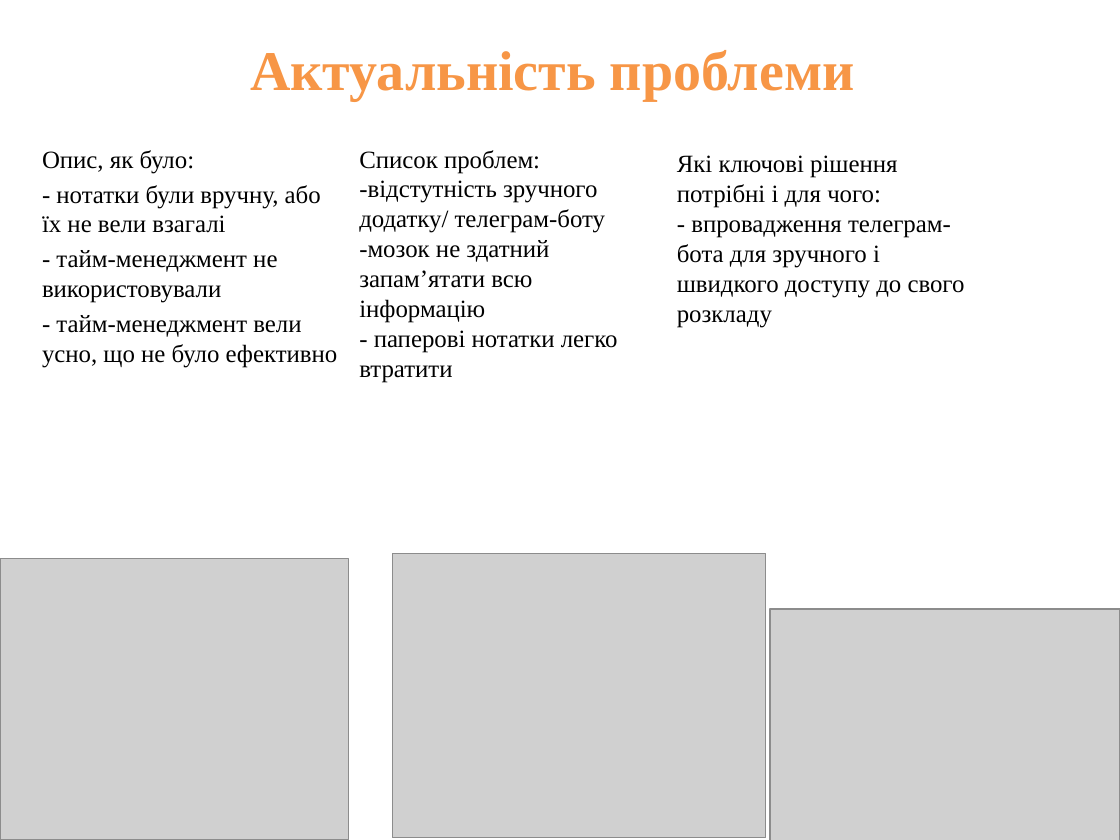
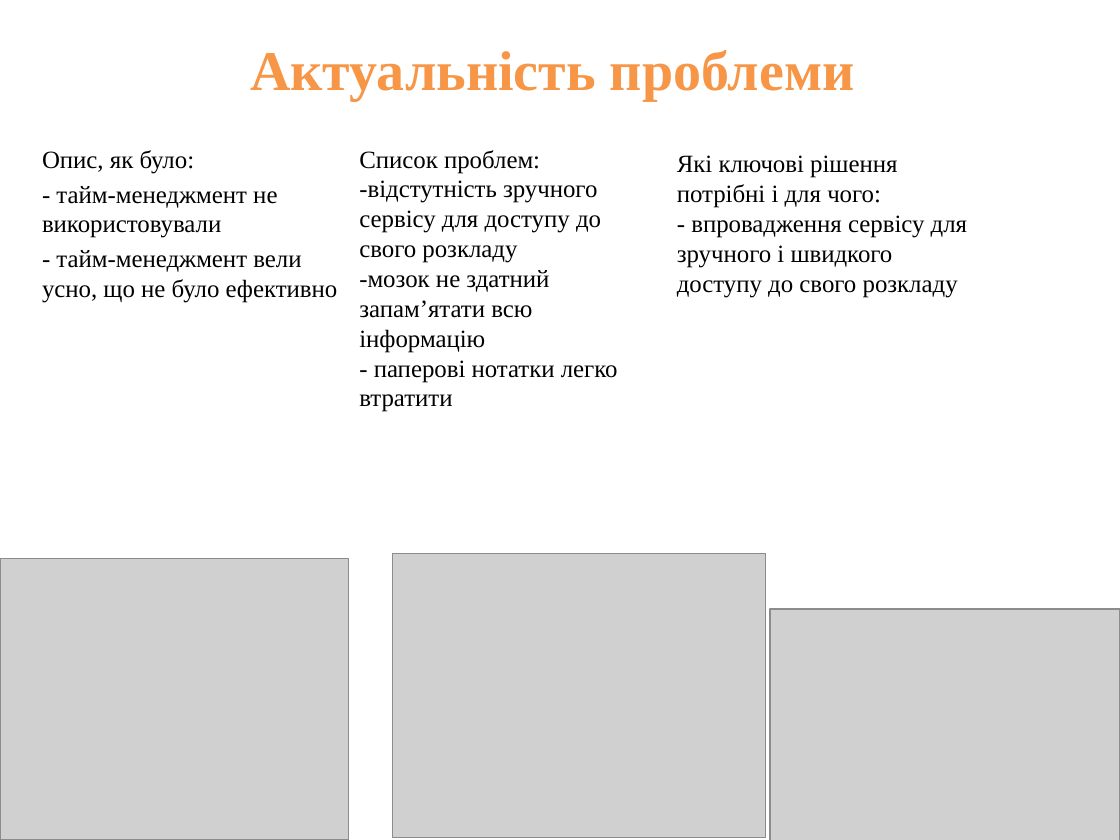
Before and after one commit to PashaLysyi321/information_system, a slide deck: slide 2 of lysyi_pavlos.pptx. Drawn at 1120x840 pixels with LibreOffice and Linux fonts; fonts in the diff are those of the drawing; grey boxes stand for pictures. Boxes give left, top, right and bottom in pixels: in the first picture for what was removed or moved away, otherwise in the second. Text is boxed around its words. In the diff, an @@ line names an element or a change of style, - is before the commit and + after.

Commit message:
28,05

```diff
--- a/lysyi_pavlos.pptx
+++ b/lysyi_pavlos.pptx
@@ text at [42, 185, 321, 233]: paragraph removed @@
-- нотатки були вручну, або їх не вели взагалі
@@ text at [359, 180, 601, 263]: text changed @@
--відстутність зручного додатку/ телеграм-боту
+-відстутність зручного сервісу для доступу до свого розкладу
@@ text at [677, 215, 967, 298]: text changed @@
-- впровадження телеграм-бота для зручного і швидкого доступу до свого розкладу
+- впровадження сервісу для зручного і швидкого доступу до свого розкладу
```
Also in this commit, not shown: 2 other slides changed, 1 slide added, 1 slide removed.
